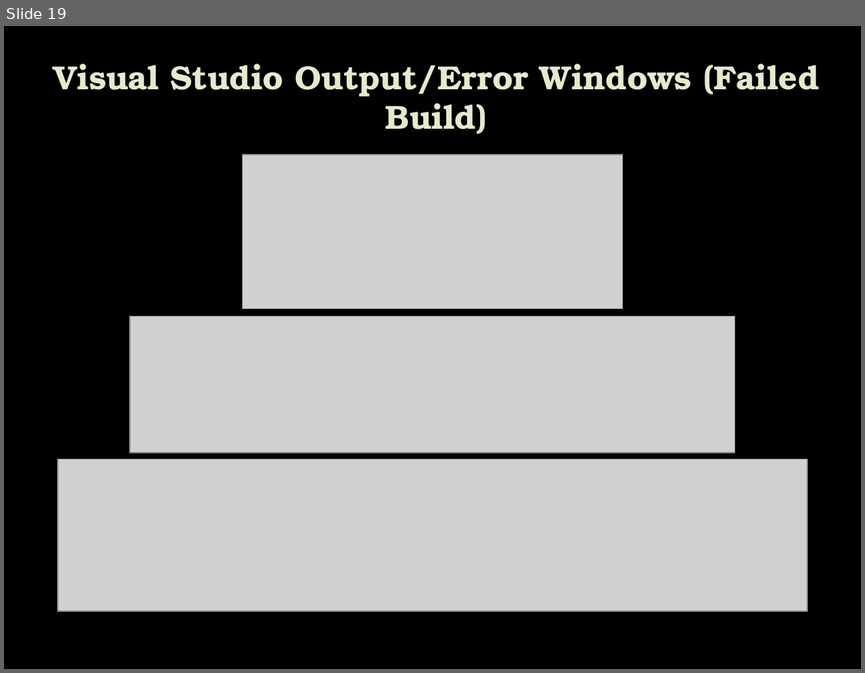
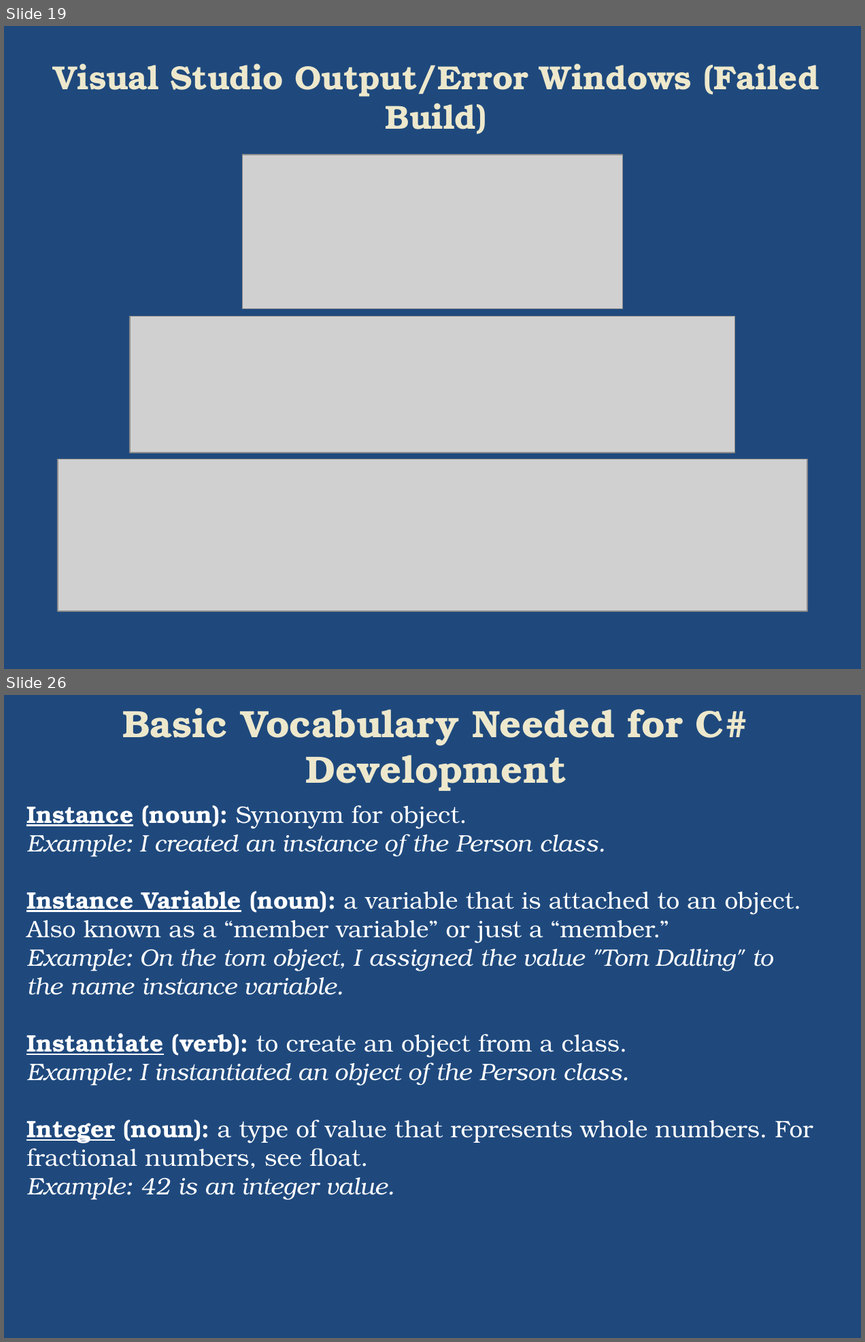
Before and after one commit to plwest-atmark/Aug31, a slide deck: IntroToProgramming/Introduction to C#.pptx. Shown one above the other, each under a label of ours: slide 19 before the commit, slides 19 and 26 after it; the slides between them are not shown. The pictures are 865x673 and 865x1342 pixels, drawn with LibreOffice and Linux fonts; fonts in the diff are those of the drawing; grey boxes stand for pictures; background and template pictures are left out. Boxes give left, top, right and bottom in pixels: in the first picture for what was removed or moved away, otherwise in the second. Text is boxed around its words. In the diff, an @@ line names an element or a change of style, - is before the commit and + after.

```diff
--- a/IntroToProgramming/Introduction to C#.pptx
+++ b/IntroToProgramming/Introduction to C#.pptx
@@ slide 26 added at (4, 695, 861, 1338), background #1F497D @@
@@ title added at (122, 708, 749, 791), 32 pt, text #EDE8CE, bold @@
+Basic Vocabulary Needed for C# Development
@@ text added at (26, 805, 813, 1200), 20 pt, text #FFFFFF @@
+Instance (noun): Synonym for object.
+Example: I created an instance of the Person class.
+Instance Variable (noun): a variable that is attached to an object. Also known as a “member variable” or just a “member.”
+Example: On the tom object, I assigned the value "Tom Dalling" to the name instance variable.
+Instantiate (verb): to create an object from a class.
+Example: I instantiated an object of the Person class.
+Integer (noun): a type of value that represents whole numbers. For fractional numbers, see float.
+Example: 42 is an integer value.
@@ slide 19 changed as well @@
@@ background picture (left out) to #1F497D @@
@@ title "Visual Studio Output/Error Windows (Failed ..." at (53, 63, 819, 134): text colour #E7EACB to #EDE8CE @@
```
Also in this commit, not shown: 78 other slides changed, 14 other slides added.
